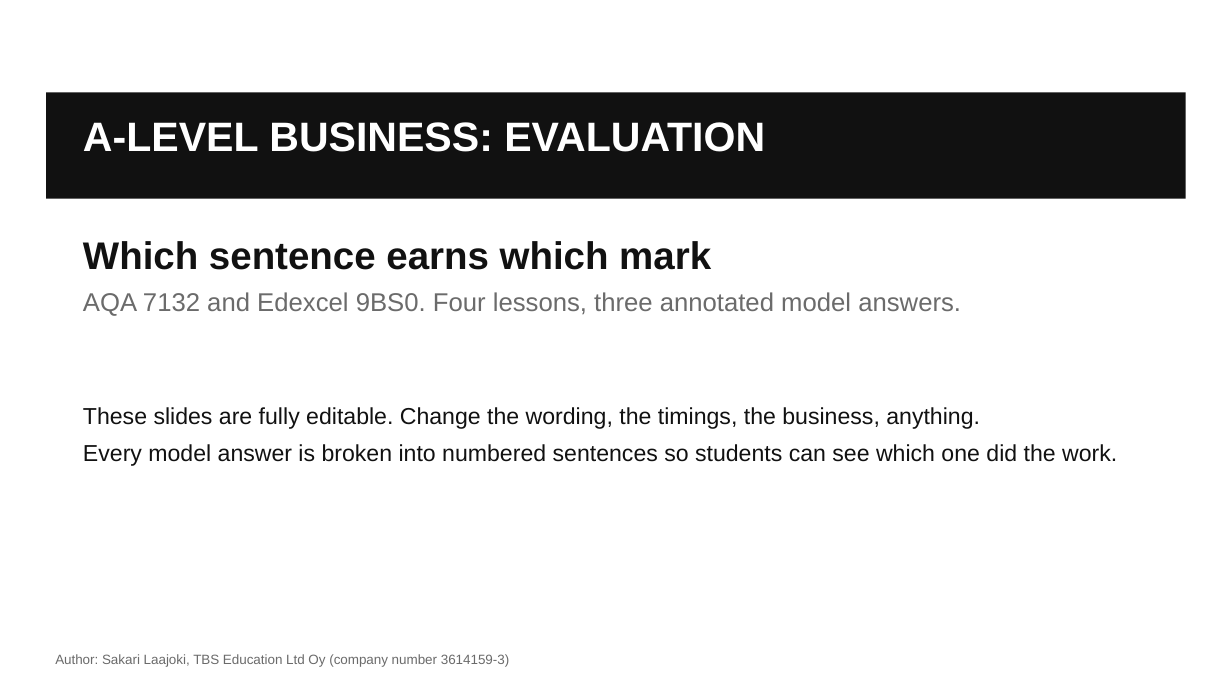
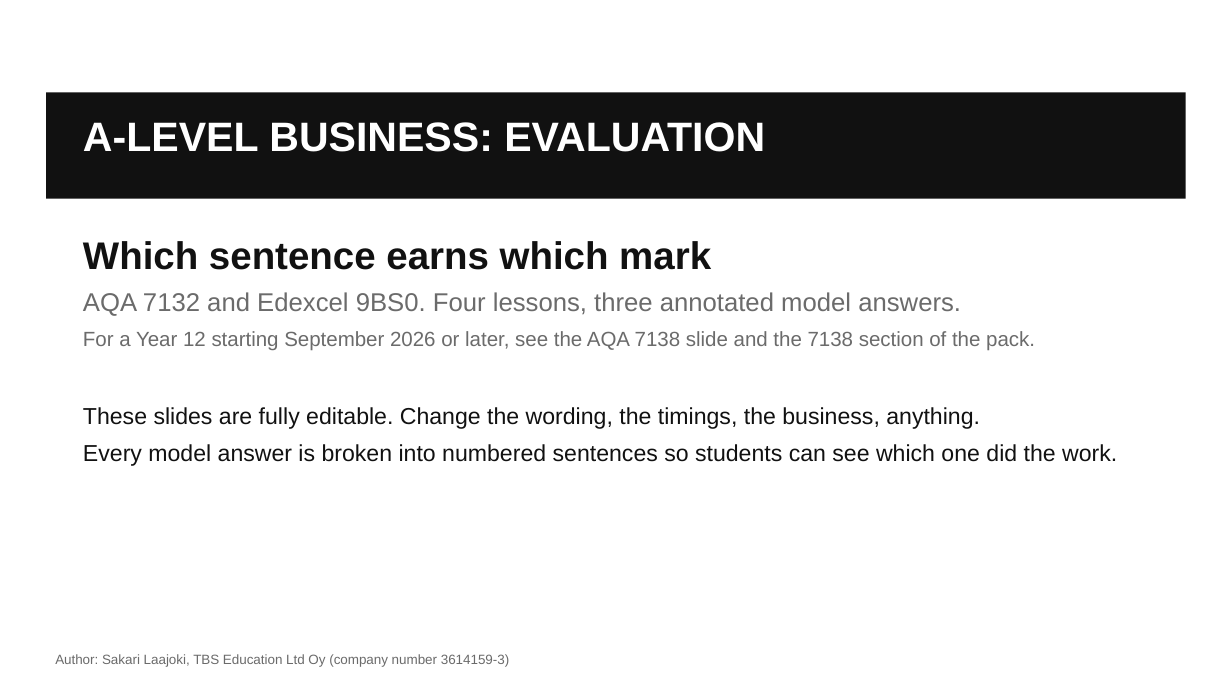
Before and after one commit to sakarilaajoki-afk/thebusiness.school.claude, a slide deck: slide 1 of resources/a-level-business-evaluation-which-sentence-earns-which-mark/A-Level-Business-Evaluation-Which-Sentence-Earns-Which-Mark-Slides.pptx. Drawn at 1232x693 pixels with LibreOffice and Linux fonts; fonts in the diff are those of the drawing. Boxes give left, top, right and bottom in pixels: in the first picture for what was removed or moved away, otherwise in the second. Text is boxed around its words. In the diff, an @@ line names an element or a change of style, - is before the commit and + after.

```diff
--- a/resources/a-level-business-evaluation-which-sentence-earns-which-mark/A-Level-Business-Evaluation-Which-Sentence-Earns-Which-Mark-Slides.pptx
+++ b/resources/a-level-business-evaluation-which-sentence-earns-which-mark/A-Level-Business-Evaluation-Which-Sentence-Earns-Which-Mark-Slides.pptx
@@ text at (83,331,1035,350): paragraph added @@
+For a Year 12 starting September 2026 or later, see the AQA 7138 slide and the 7138 section of the pack.
```
Also in this commit, not shown: 8 other slides changed, 1 slide added, 18 other files.
